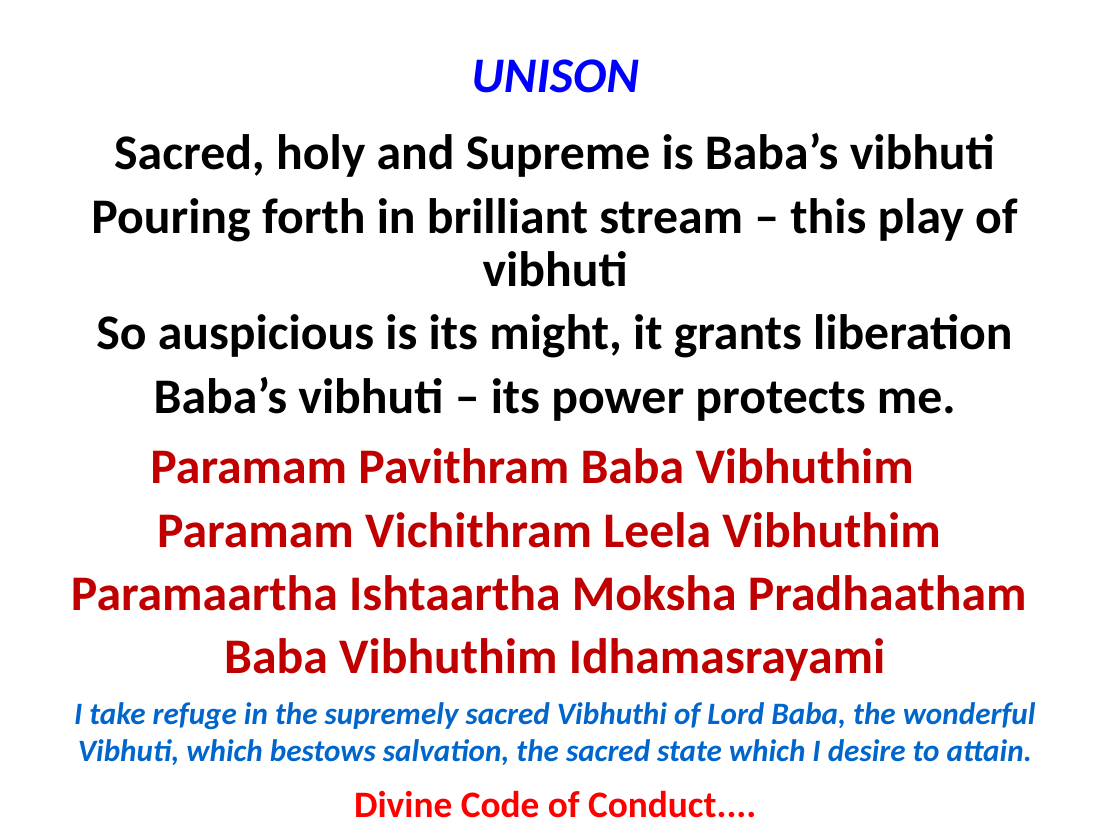
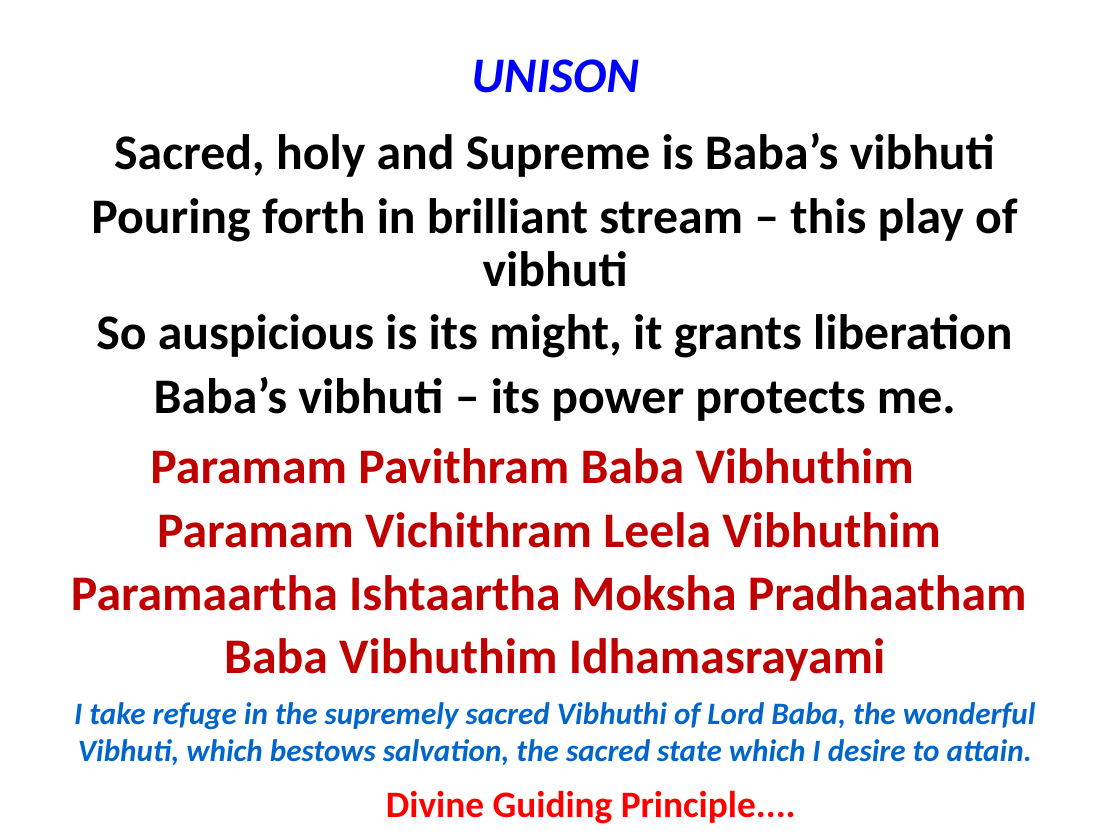
Before and after one commit to rkanadam/saibhajanmaker, a slide deck: slide 12 of WebContent/WEB-INF/postUnison.pptx. Drawn at 1120x840 pixels with LibreOffice and Linux fonts; fonts in the diff are those of the drawing. Boxes give left, top, right and bottom in pixels: in the first picture for what was removed or moved away, otherwise in the second. Text is boxed around its words. In the diff, an @@ line names an element or a change of style, - is before the commit and + after.

Commit message:
Fixing Divine Guiding Principle

```diff
--- a/WebContent/WEB-INF/postUnison.pptx
+++ b/WebContent/WEB-INF/postUnison.pptx
@@ text at [386, 790, 796, 824]: text changed @@
-Divine Code of Conduct....
+Divine Guiding Principle....
```
Also in this commit, not shown: 1 other file.
